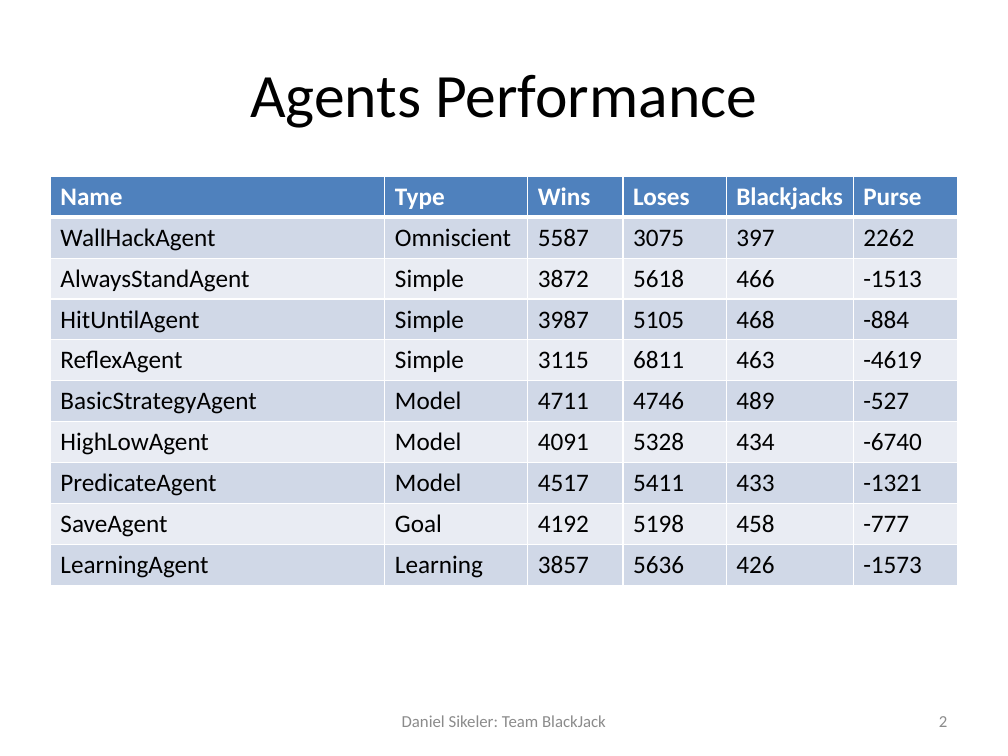
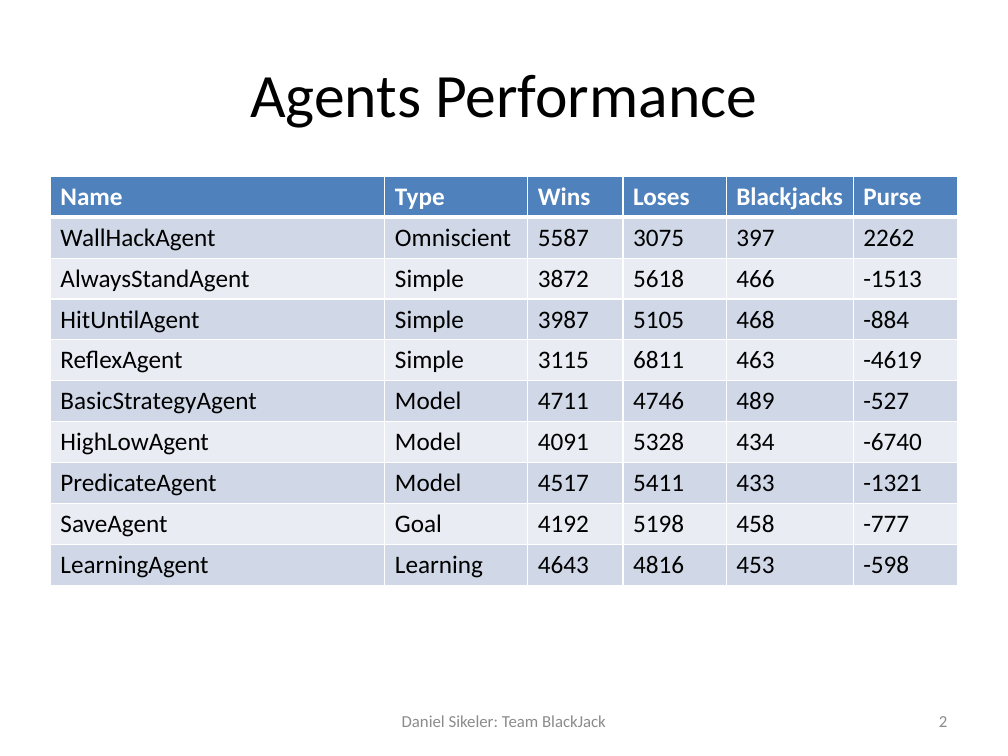
Before and after one commit to mfreiwald/Blackjack_AI, a slide deck: slide 2 of non-src/Presentation/relevance.pptx. Drawn at 1008x756 pixels with LibreOffice and Linux fonts; fonts in the diff are those of the drawing. Boxes give left, top, right and bottom in pixels: in the first picture for what was removed or moved away, otherwise in the second. Text is boxed around its words. In the diff, an @@ line names an element or a change of style, - is before the commit and + after.

Commit message:
new performance measurement for learning agent

```diff
--- a/non-src/Presentation/relevance.pptx
+++ b/non-src/Presentation/relevance.pptx
@@ table at [50,176,958,586] @@
-row 10: LearningAgent | Learning | 3857 | 5636 | 426 | -1573
+row 10: LearningAgent | Learning | 4643 | 4816 | 453 | -598
```
